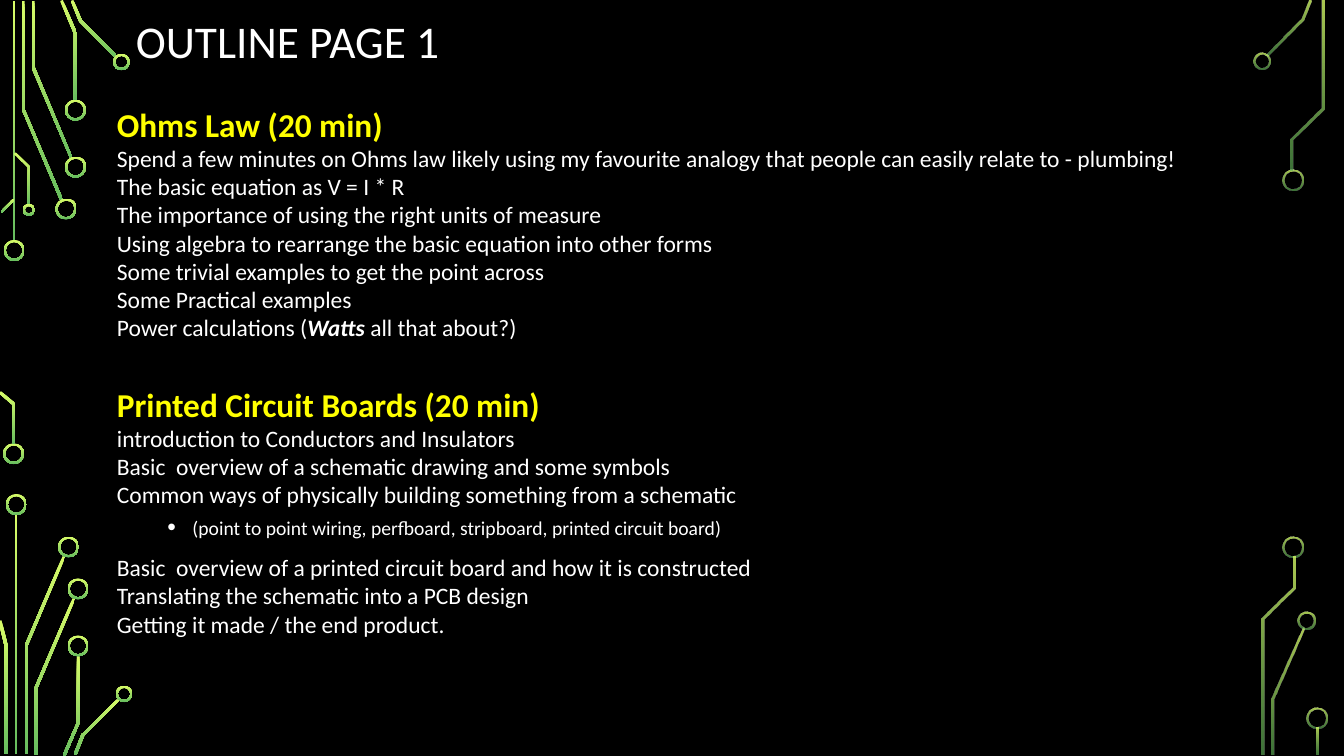
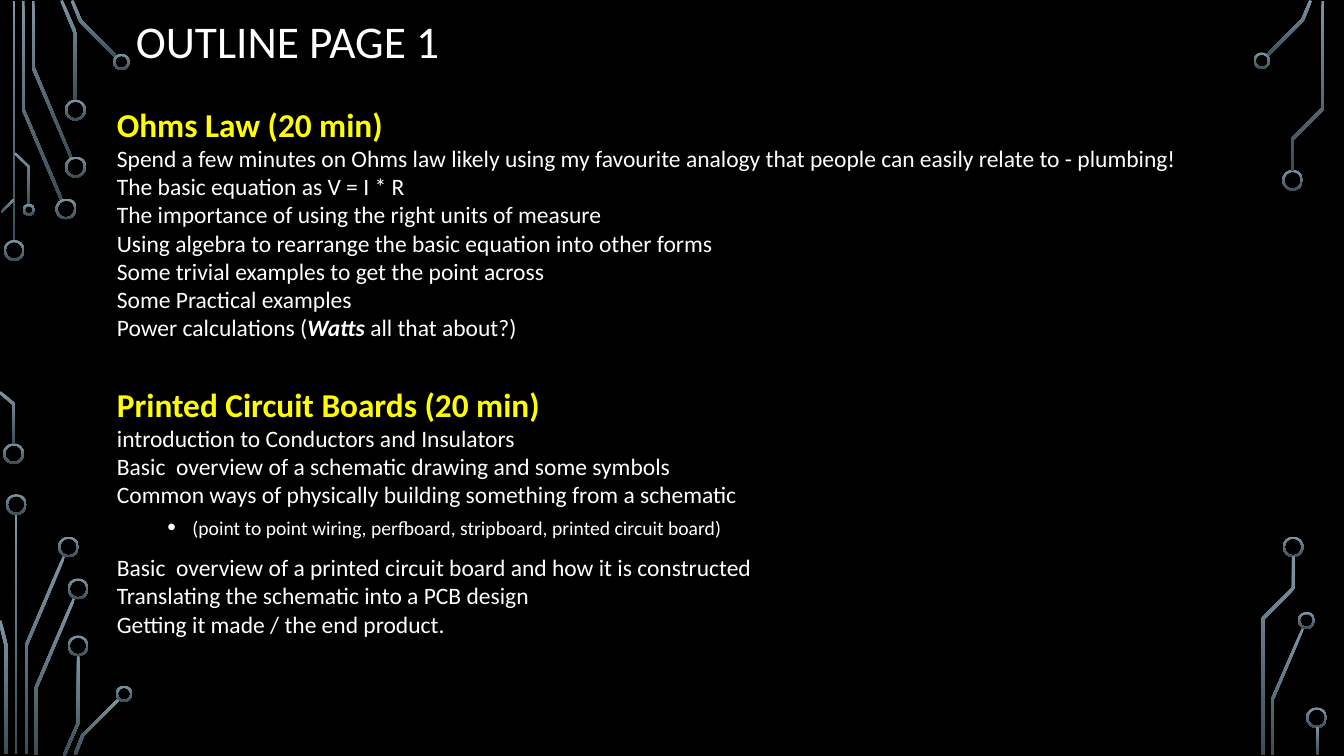
Before and after one commit to Alan-Lomax/MERG-SIG-Presentations, a slide deck: slide 2 of Electronics for the Arduino.pptx. Drawn at 1344x756 pixels with LibreOffice and Linux fonts; fonts in the diff are those of the drawing; background and template pictures are left out. Boxes give left, top, right and bottom in pixels: in the first picture for what was removed or moved away, otherwise in the second. Text is boxed around its words. In the diff, an @@ line names an element or a change of style, - is before the commit and + after.

```diff
--- a/Electronics for the Arduino.pptx
+++ b/Electronics for the Arduino.pptx
@@ fill gradient #D8FC68 to #66BD5F to gradient #7C96A3 to #3B4C54 in 36 elements at bbox=[4, 240, 25, 261], bbox=[3, 444, 24, 465], bbox=[22, 1, 63, 201], bbox=[55, 199, 77, 220], bbox=[31, 1, 72, 158], bbox=[60, 0, 78, 101], bbox=[65, 156, 86, 177], bbox=[65, 100, 86, 121], bbox=[71, 0, 117, 58], bbox=[113, 53, 131, 70], bbox=[1, 199, 15, 213], bbox=[0, 391, 15, 445], bbox=[14, 152, 30, 205], bbox=[22, 204, 34, 216], bbox=[15, 514, 18, 755], bbox=[24, 556, 65, 754], bbox=[6, 494, 27, 515], bbox=[0, 620, 7, 754], bbox=[58, 536, 80, 558], bbox=[34, 598, 76, 755], bbox=[63, 655, 80, 756], bbox=[68, 579, 89, 600], bbox=[68, 635, 89, 656], bbox=[74, 698, 120, 755], bbox=[116, 686, 133, 702], bbox=[1266, 0, 1313, 56], bbox=[1253, 52, 1270, 70], bbox=[1282, 169, 1304, 191], bbox=[1271, 628, 1305, 755], bbox=[1299, 612, 1316, 629], bbox=[1292, 1, 1325, 171], bbox=[1284, 536, 1305, 558], bbox=[1261, 557, 1296, 755], bbox=[1307, 708, 1328, 729], bbox=[1317, 727, 1320, 755], bbox=[12, 1, 15, 242] @@
```
Also in this commit, not shown: 4 other slides changed, 4 other files.
